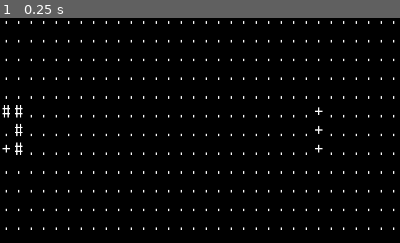
Above: before the commit, frame 1.
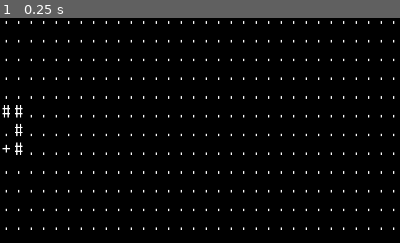
Above: after the commit, the same moment.

Repository: Coronyt/winternocte
Game: Godot game, scene res://game/world.tscn
Same seed, same stepped clock (60 frames per second), same inputs: the game is played once before the commit and once after it.
Inputs:
- Up to frame 1 (0.25 s): no input
The pictures show only the part of the screen within x 50-100%, y 11-61%; the shares and areas given below are measured in that part.

The runs differ from the first frame. In frame 1, 0.1% of the frame differs, in the area x 78-81%, y 39-61%.

Commit message:
Created Item class, inherits from Entity class

Diff:
--- a/game/world.tscn
+++ b/game/world.tscn
@@ -1391,21 +1391,6 @@
 [node name="Door2" type="Node" parent="_entities"]
 script = ExtResource("6_sdcdd")
 pos_x = 32
-pos_y = 9
-
-[node name="Door3" type="Node" parent="_entities"]
-script = ExtResource("6_sdcdd")
-pos_x = 57
-pos_y = 7
-
-[node name="Door4" type="Node" parent="_entities"]
-script = ExtResource("6_sdcdd")
-pos_x = 57
-pos_y = 8
-
-[node name="Door5" type="Node" parent="_entities"]
-script = ExtResource("6_sdcdd")
-pos_x = 57
 pos_y = 9
 
 [node name="Player" type="Node" parent="_entities"]
--- /dev/null
+++ b/src/entities/items/iron_sword.gd
@@ -0,0 +1,8 @@
+extends Item
+
+# TODO
+
+func _init():
+	#self.pos.x = 35
+	#self.pos.y = 19
+	self.id = 4
--- /dev/null
+++ b/src/entities/items/item.gd
@@ -0,0 +1,3 @@
+class_name Item extends Entity
+
+# TODO
--- a/src/game/atlas.gd
+++ b/src/game/atlas.gd
@@ -17,4 +17,9 @@
 	1 : Definition.new("@", []), # player
 	2 : Definition.new("+", []), # door (closed)
 	3 : Definition.new("-", []), # door (open)
+	4 : Definition.new("/", []), # iron sword
 }
+
+#var items: Dictionary[int, Definition] = {
+	#1 : Definition.new("/", []), # iron sword
+#}
Not shown, added: src/entities/items/iron_sword.gd.uid
Not shown, added: src/entities/items/item.gd.uid
